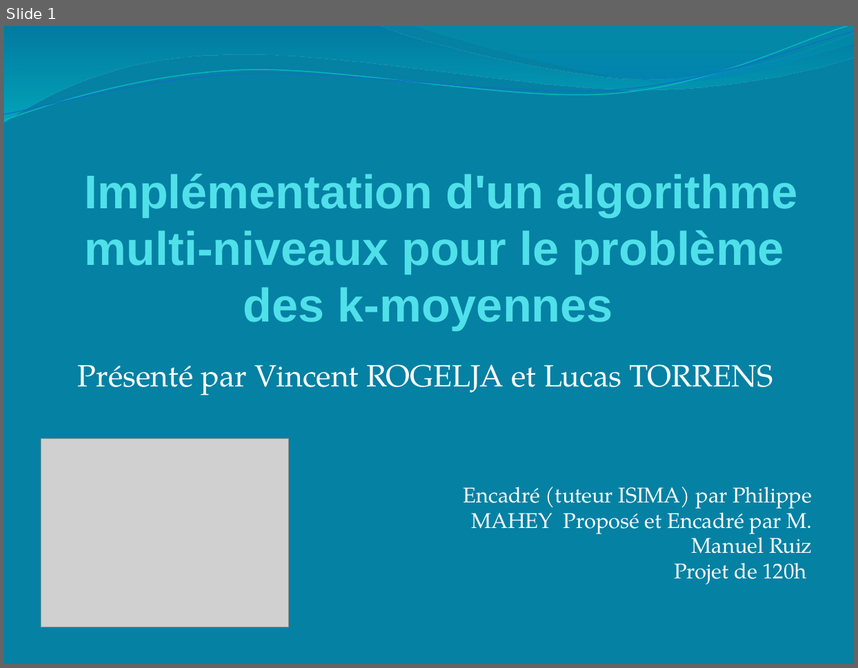
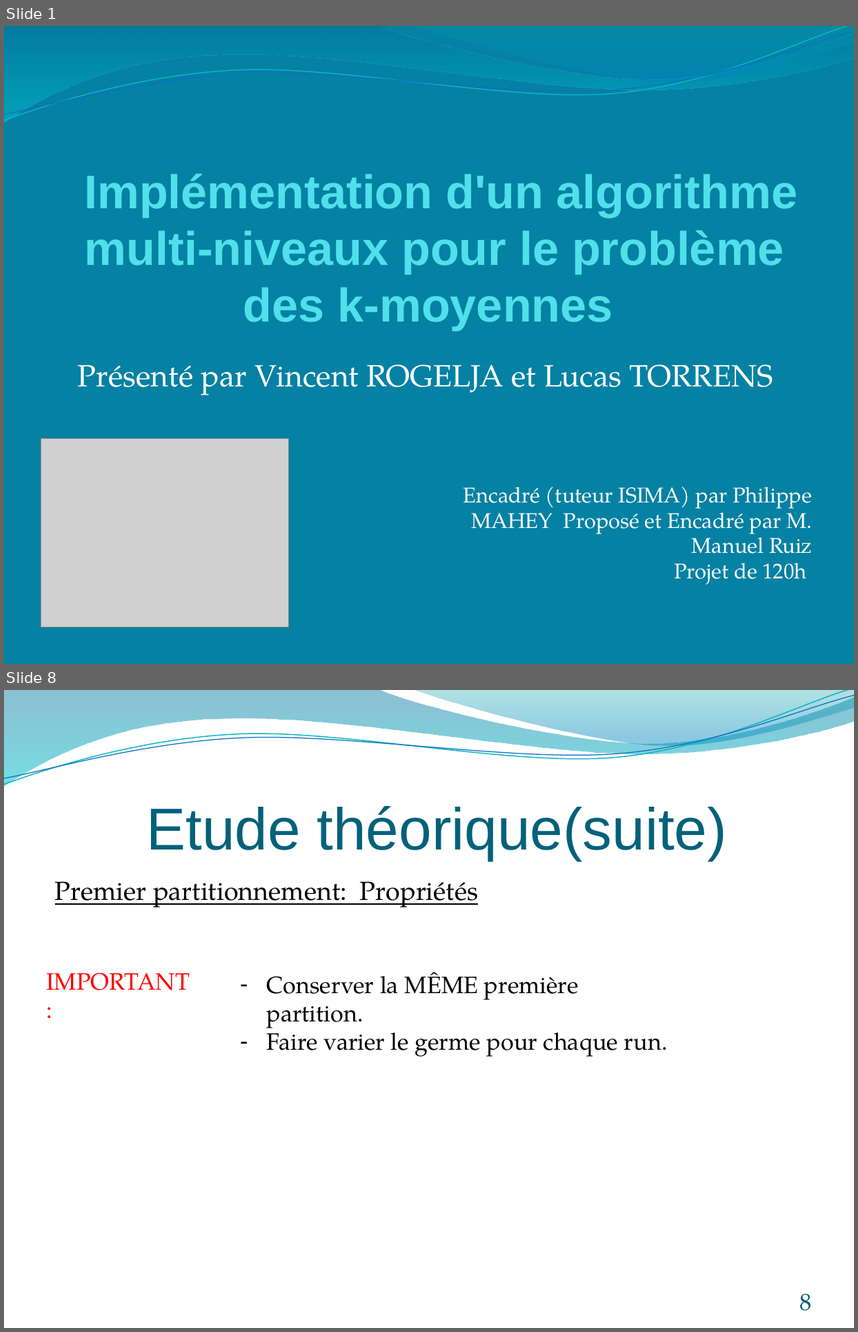
Before and after one commit to rogelja/Projet, a slide deck: PowerPoint/Présentation soutenance.pptx. Shown one above the other, each under a label of ours: slide 1 before the commit, slides 1 and 8 after it; the slides between them are not shown. The pictures are 858x668 and 858x1332 pixels, drawn with LibreOffice and Linux fonts; fonts in the diff are those of the drawing; grey boxes stand for pictures. Boxes give left, top, right and bottom in pixels: in the first picture for what was removed or moved away, otherwise in the second. Text is boxed around its words. In the diff, an @@ line names an element or a change of style, - is before the commit and + after.

```diff
--- a/PowerPoint/Présentation soutenance.pptx
+++ b/PowerPoint/Présentation soutenance.pptx
@@ slide 8 added at [4, 690, 854, 1328], background #FFFFFF; not listed: 4 template elements that a slide beside it also shows @@
@@ title added at [147, 806, 727, 860], 50 pt, text #04617B @@
+Etude théorique(suite)
@@ text added at [55, 881, 478, 907], 22.1 pt, text #000000, underline @@
+Premier partitionnement: Propriétés
@@ text added at [46, 972, 190, 990], 20 pt, text #FF0000 @@
+IMPORTANT:
@@ text added at [267, 972, 668, 1056], 20 pt, text #000000 @@
+– Conserver la MÊME première partition.
+– Faire varier le germe pour chaque run.
@@ page number added at [800, 1293, 811, 1310], 20 pt, text #045D75 @@
+8
```
Also in this commit, not shown: 6 slides changed, 5 other slides added, 2 slides removed, 5 other files.
